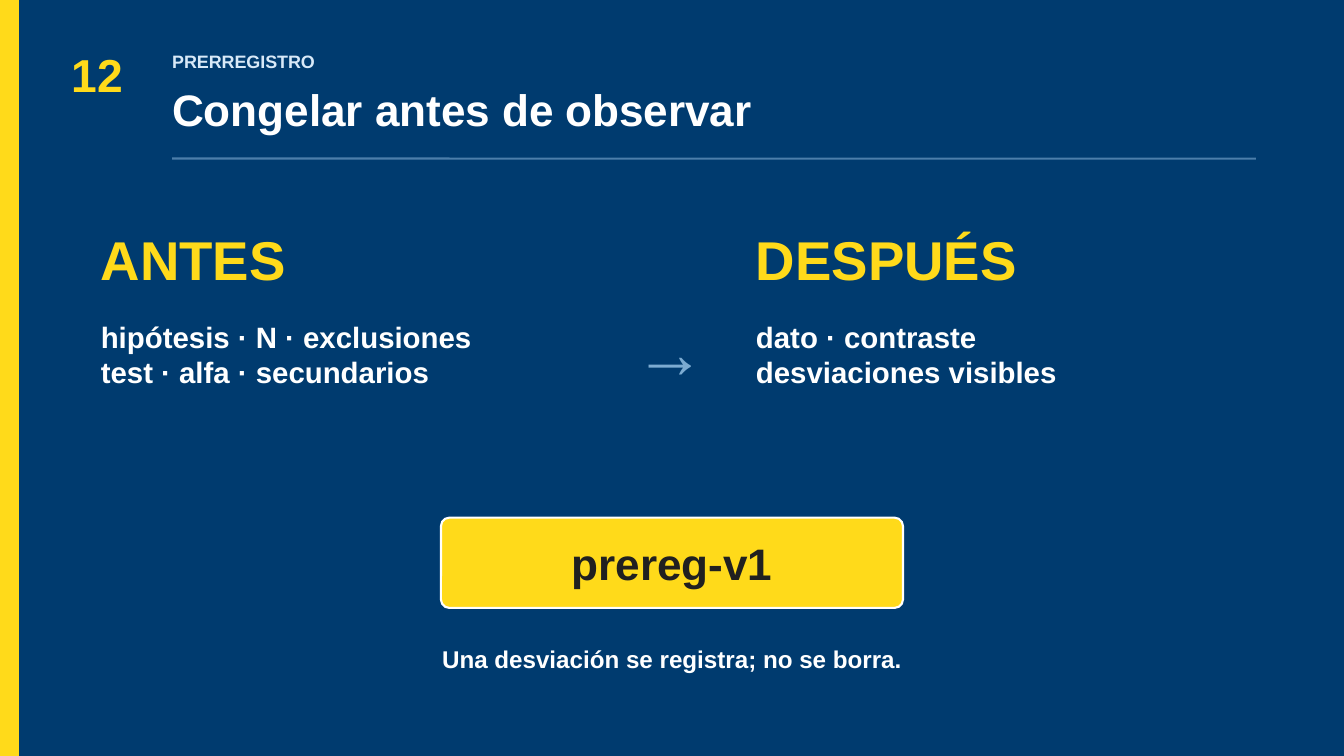
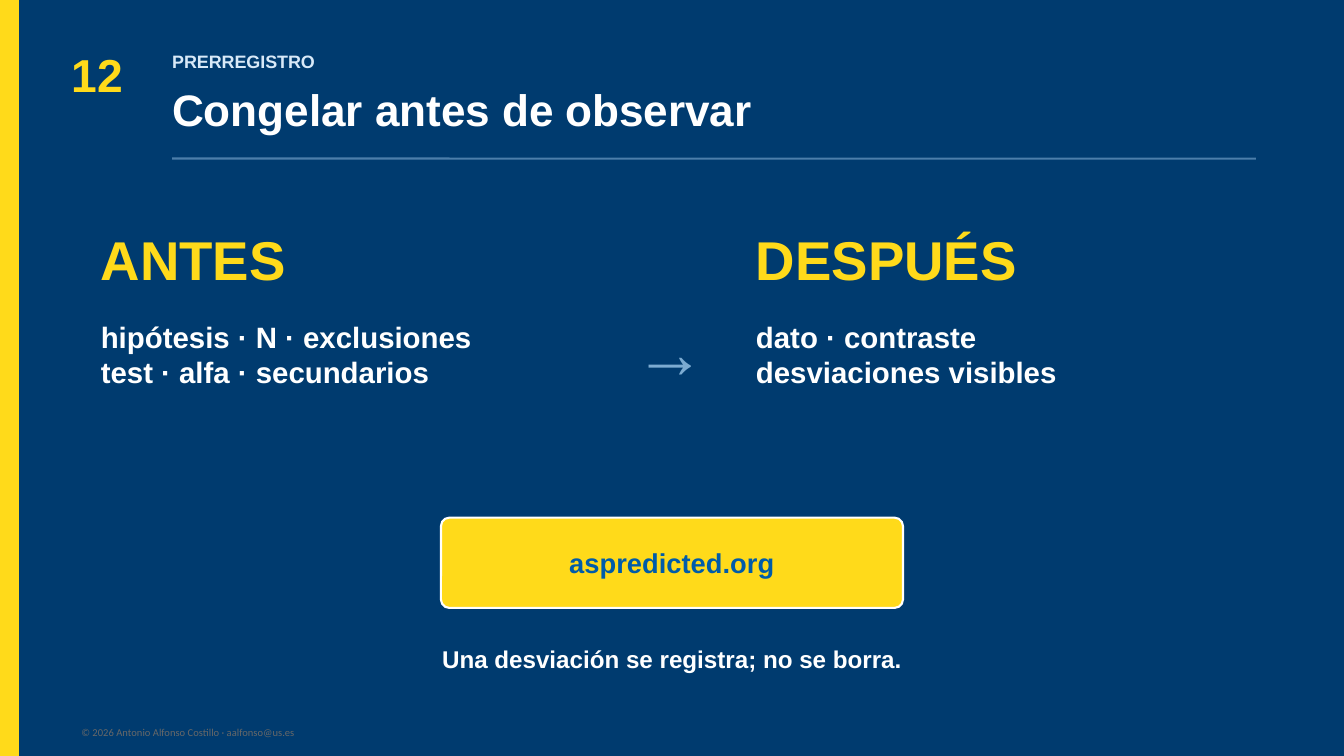
Before and after one commit to Teoriadejuego/arquitectura-datos-python-ciencia-abierta, a slide deck: slide 12 of 00_PRESENTACION/ARQUITECTURA_DATOS_PROYECCION.pptx. Drawn at 1344x756 pixels with LibreOffice and Linux fonts; fonts in the diff are those of the drawing. Boxes give left, top, right and bottom in pixels: in the first picture for what was removed or moved away, otherwise in the second. Text is boxed around its words. In the diff, an @@ line names an element or a change of style, - is before the commit and + after.

```diff
--- a/00_PRESENTACION/ARQUITECTURA_DATOS_PROYECCION.pptx
+++ b/00_PRESENTACION/ARQUITECTURA_DATOS_PROYECCION.pptx
@@ text in rounded rectangle at [569,553,774,578]: text changed; size 31.5 to 19.5 pt; text colour #202020 to #005CA9 @@
-prereg-v1
+aspredicted.org
@@ text added at [92,729,295,737], 7.5 pt, text #686868 @@
+© 2026 Antonio Alfonso Costillo · aalfonso@us.es
```
Also in this commit, not shown: 20 other slides changed, 3 slides added, 11 other files.
